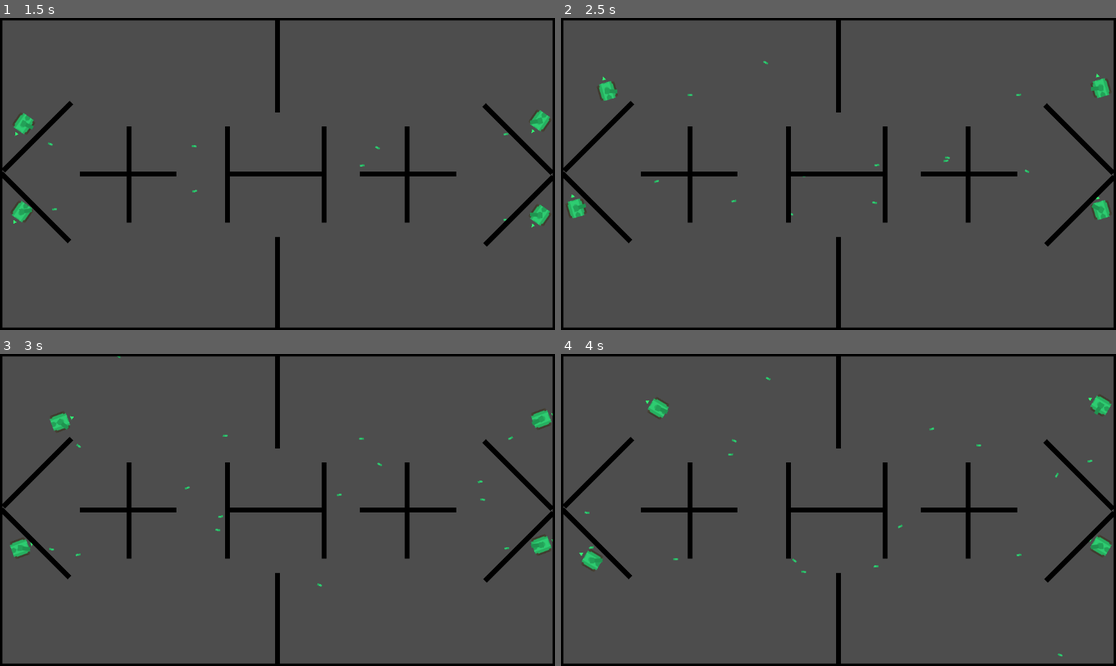
Above: before the commit, frames 1-4 (two rows, left to right).
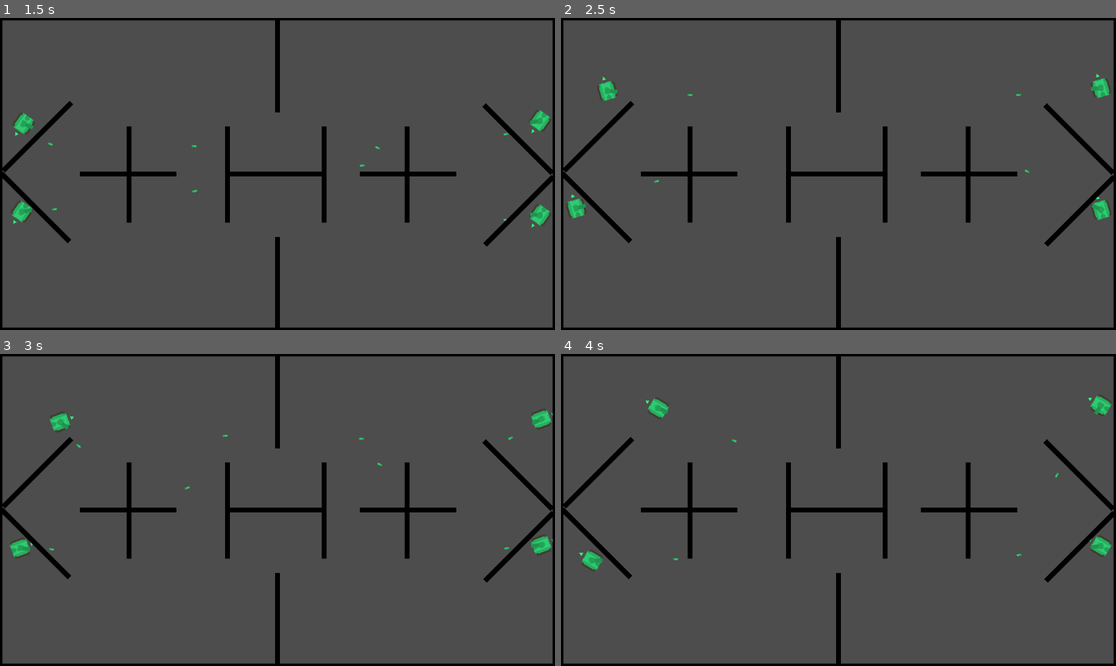
Above: after the commit, the same moments.

Repository: Koala118th/Tank-AWS
Game: Godot game, scene res://Scenes/game.tscn
Same seed, same stepped clock (60 frames per second), same inputs: the game is played once before the commit and once after it. The project has no main scene, so this scene is started directly.
Inputs (mouse positions are in pixels of both pictures, inside the frame that each line leads up to):
- Up to frame 1 (1.5 s): tap Enter at 0.5 s; move the mouse to (399, 158) at 0.52 s; hold D (turn_right) 0.53-1.28 s; click (399, 158) at 0.6 s; move the mouse to (166, 189) at 1.27 s; hold S (move_backward) from 1.28 s (still down); click (166, 189) at 1.35 s
- Up to frame 2 (2.5 s): move the mouse to (894, 105) at 2.02 s; release S (move_backward) at 2.03 s; hold D (turn_right) from 2.03 s (still down); click (894, 105) at 2.1 s
- Up to frame 3 (3 s): move the mouse to (249, 572) at 2.77 s; release D (turn_right) at 2.78 s; hold W (move_forward) from 2.78 s (still down); click (249, 572) at 2.85 s
- Up to frame 4 (4 s): move the mouse to (1005, 556) at 3.52 s; release W (move_forward) at 3.53 s; hold A (turn_left) from 3.53 s (still down); click (1005, 556) at 3.6 s

Frame 1 is identical in both runs. In frame 2, less than 0.1% of the frame differs, in the area x 30-71%, y 13-64%; in frame 3, less than 0.1%; in frame 4, less than 0.1%, in the area x 4-96%, y 7-97%.

Commit message:
add delete timer to bullet

Diff:
--- a/Objects/projectile/projectile.gd
+++ b/Objects/projectile/projectile.gd
@@ -3,6 +3,7 @@
 
 
 @onready var _enemy_detection_area: Area2D = $EnemyDetectionArea
+@onready var _delete_timer: Timer = $DeleteTimer
 
 
 @export var speed: float
@@ -20,3 +21,8 @@
 
 func _on_enemy_detection_area_body_entered(body: Node2D) -> void:
 	body.get_hit()
+
+
+func _on_delete_timer_timeout() -> void:
+	print("delete")
+	queue_free()
--- a/Objects/projectile/projectile.tscn
+++ b/Objects/projectile/projectile.tscn
@@ -15,4 +15,8 @@
 
 [node name="CollisionShape2D" type="CollisionShape2D" parent="EnemyDetectionArea/EnemyDetectionArea" unique_id=1981404272]
 
+[node name="DeleteTimer" type="Timer" parent="." unique_id=1513807636]
+autostart = true
+
 [connection signal="body_entered" from="EnemyDetectionArea" to="." method="_on_enemy_detection_area_body_entered"]
+[connection signal="timeout" from="DeleteTimer" to="." method="_on_delete_timer_timeout"]
